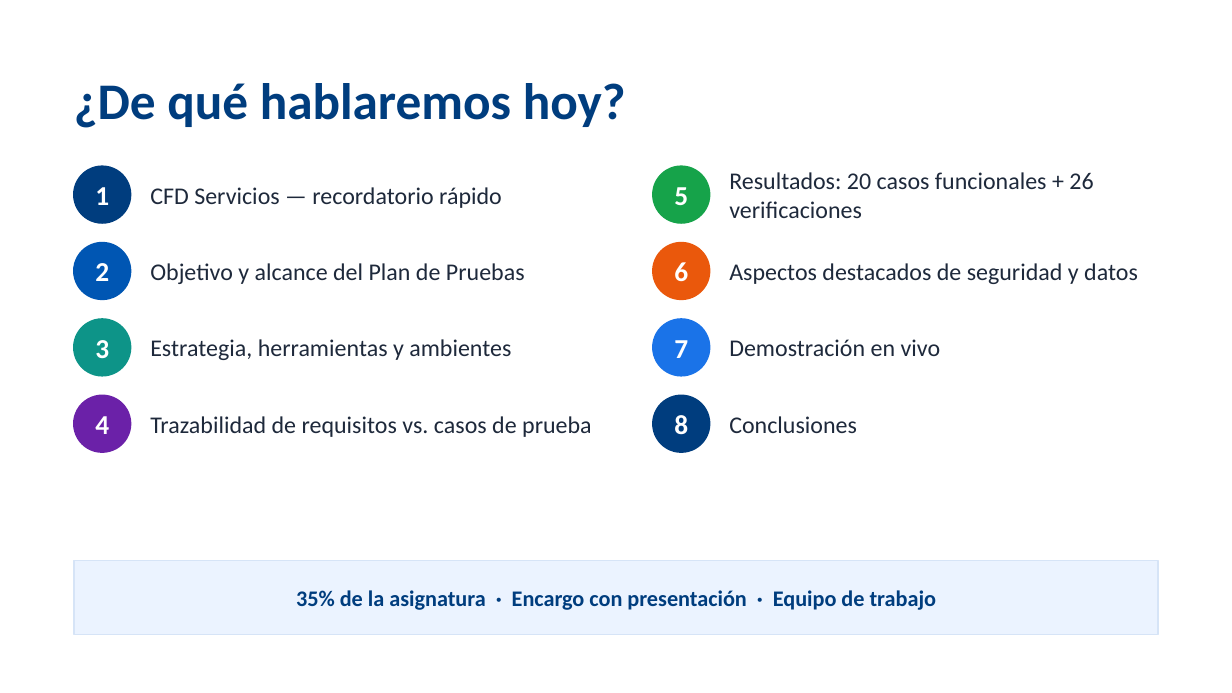
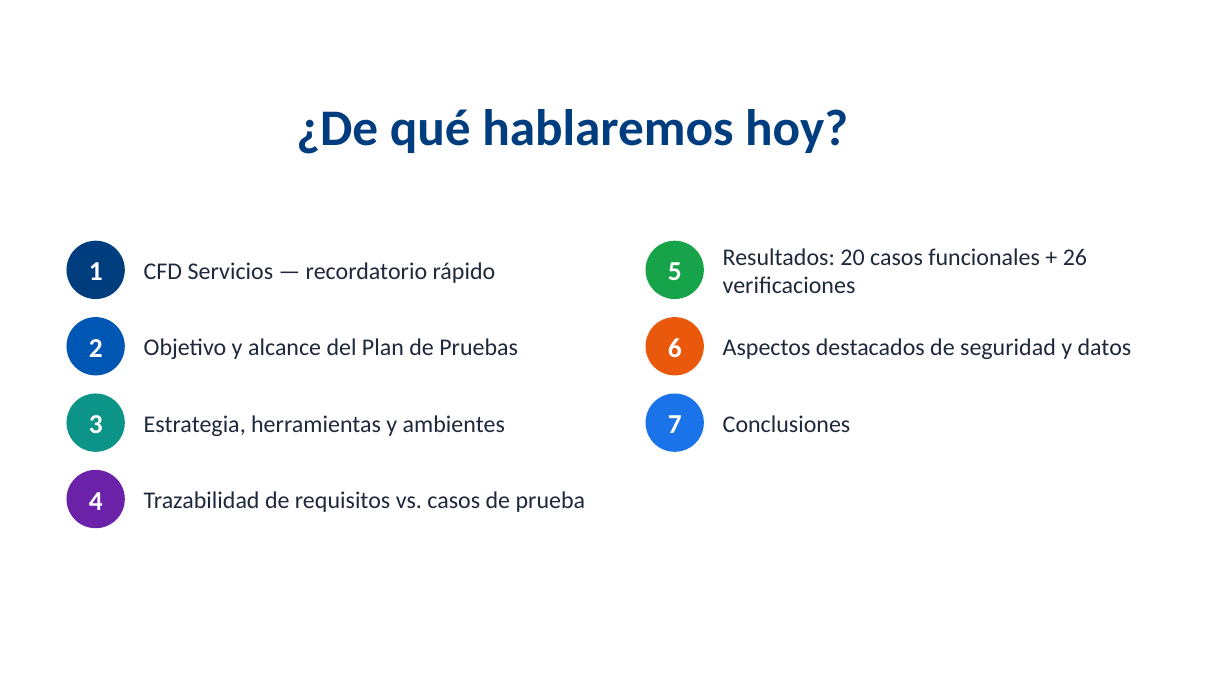
Before and after one commit to cristianoZarate/CFD-Servicios-de-limpieza, a slide deck: slide 2 of Documentación/EP3_Plan_de_Pruebas.pptx. Drawn at 1232x693 pixels with LibreOffice and Linux fonts; fonts in the diff are those of the drawing. Boxes give left, top, right and bottom in pixels: in the first picture for what was removed or moved away, otherwise in the second. Text is boxed around its words. In the diff, an @@ line names an element or a change of style, - is before the commit and + after.

```diff
--- a/Documentación/EP3_Plan_de_Pruebas.pptx
+++ b/Documentación/EP3_Plan_de_Pruebas.pptx
@@ text "¿De qué hablaremos hoy?" moved from (x1=74, y1=83, x2=626, y2=128) to (x1=296, y1=109, x2=848, y2=154) @@
@@ text removed at (x1=729, y1=339, x2=941, y2=356) @@
-Demostración en vivo
@@ 13 texts, 7 ellipses moved together from (x1=74, y1=166, x2=1138, y2=452) to (x1=68, y1=241, x2=1132, y2=527) @@
@@ ellipse removed at (x1=653, y1=395, x2=710, y2=452) @@
@@ text removed at (x1=674, y1=415, x2=688, y2=435) @@
-8
@@ text "Conclusiones" moved from (x1=729, y1=416, x2=857, y2=433) to (x1=723, y1=415, x2=851, y2=432) @@
@@ rectangle removed at (x1=74, y1=561, x2=1158, y2=634) @@
@@ text removed at (x1=296, y1=590, x2=937, y2=610) @@
-35% de la asignatura · Encargo con presentación · Equipo de trabajo
```
Also in this commit, not shown: 2 other slides changed, 1 slide removed.
